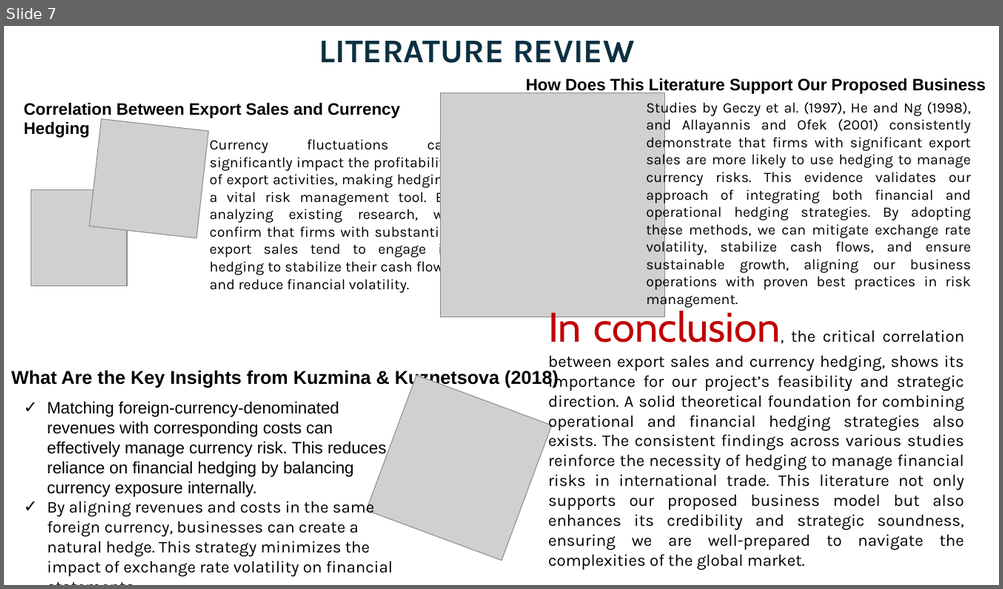
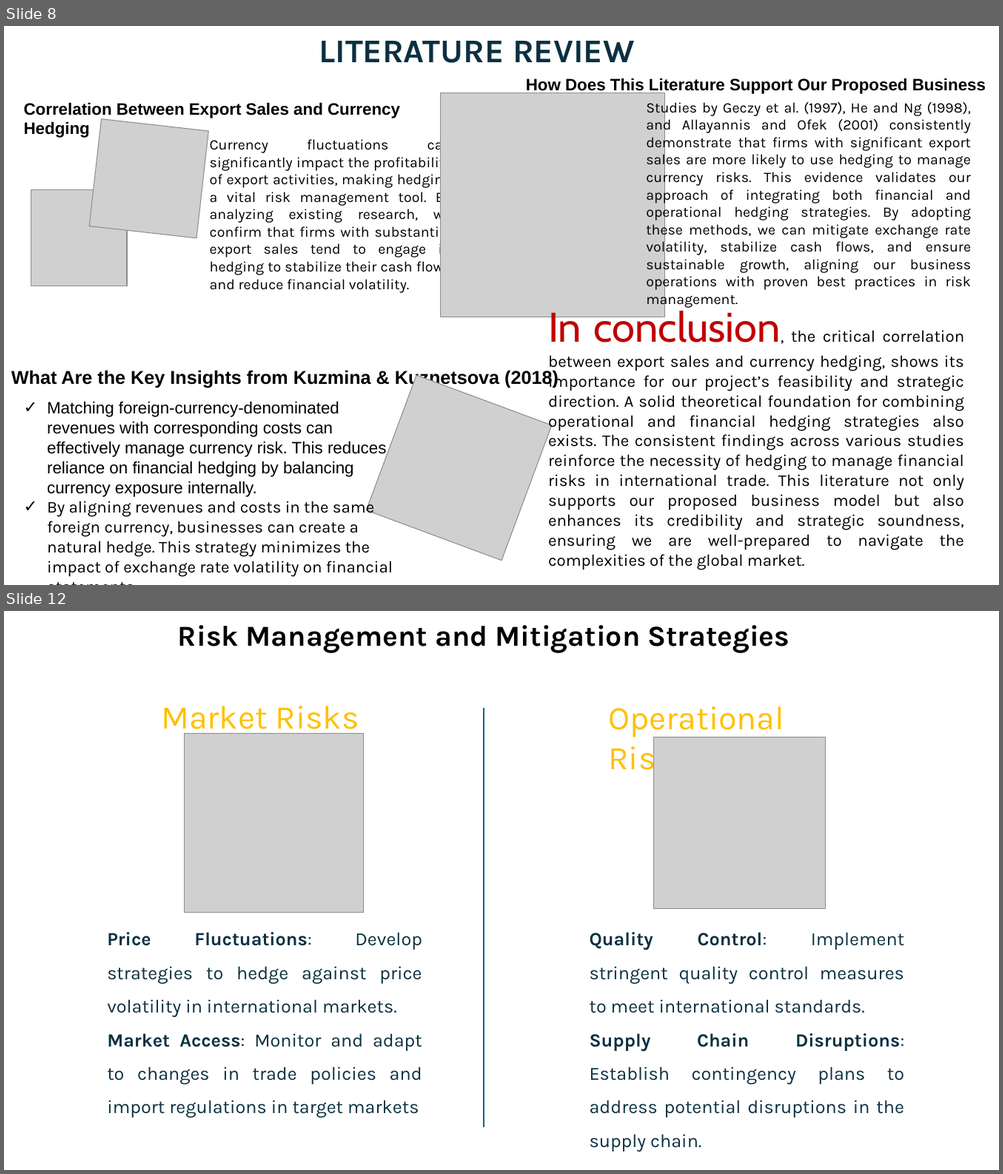
Before and after one commit to Gbekoilias/SustainableBusinessExpansion, a slide deck: Diversification Strategy for Government Construction.pptx. Shown one above the other, each under a label of ours: slide 7 before the commit, slides 8 and 12 after it; the slides between them are not shown. The pictures are 1003x589 and 1003x1174 pixels, drawn with LibreOffice and Linux fonts; fonts in the diff are those of the drawing; grey boxes stand for pictures. Boxes give left, top, right and bottom in pixels: in the first picture for what was removed or moved away, otherwise in the second. Text is boxed around its words. In the diff, an @@ line names an element or a change of style, - is before the commit and + after.

```diff
--- a/Diversification Strategy for Government Construction.pptx
+++ b/Diversification Strategy for Government Construction.pptx
@@ slide 12 added at (x1=4, y1=611, x2=999, y2=1170), background #FFFFFF @@
@@ text added at (x1=178, y1=625, x2=789, y2=653), 28 pt, text #000000, bold @@
+Risk Management and Mitigation Strategies
@@ text added at (x1=161, y1=706, x2=359, y2=737), 32 pt, text #FFC000 @@
+Market Risks
@@ line added from (484, 708) to (484, 1128), #156082 1.5 pt @@
@@ text added at (x1=608, y1=706, x2=784, y2=777), 32 pt, text #FFC000 @@
+Operational Risks
@@ picture added at (x1=184, y1=733, x2=363, y2=912) @@
@@ picture added at (x1=654, y1=737, x2=825, y2=908) @@
@@ text added at (x1=107, y1=932, x2=422, y2=1118), 18 pt, text #0B3041 @@
+Price Fluctuations: Develop strategies to hedge against price volatility in international markets.
+Market Access: Monitor and adapt to changes in trade policies and import regulations in target markets
@@ text added at (x1=589, y1=932, x2=904, y2=1152), 18 pt, text #0B3041 @@
+Quality Control: Implement stringent quality control measures to meet international standards.
+Supply Chain Disruptions: Establish contingency plans to address potential disruptions in the supply chain.
@@ what was slide 7 is now slide 8 @@
```
Also in this commit, not shown: 2 slides changed, 6 other slides added, 2 slides removed, 5 other files.
